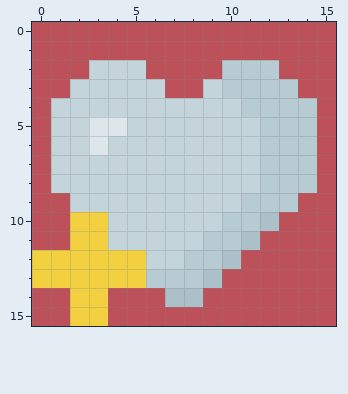
A pixel-art sprite gets an edit: FinalTerm/Assets/Resources/Sprites/SkillSprites/HealthUp.png. That is the earlier state.
The file is 80x80 pixels, drawn in blocks of 5x5; one block is one cell here.
After the commit:
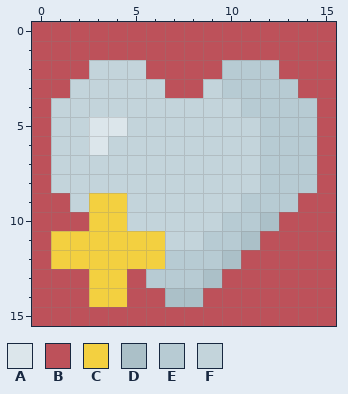
Palette (. is transparent): A #dce6eb  B #bd515a  C #f3d040  D #abc0c8  E #b7cbd3  F #c3d4db
Author's note on the commit: Added ExpUp/InvincibleTimeupOnHit Sprite/ Modified HealthUp Sprite
From old to new:
@@ x 0..9 @@
  8 BFFFFFFFFF
- 9 BBFFFFFFFF
-10 BBCCFFFFFF
-11 BBCCFFFFFE
-12 CCCCCCFFEE
-13 CCCCCCEEED
-14 BBCCBBBDDB
-15 BBCCBBBBBB
+ 9 BBFCCFFFFF
+10 BBBCCFFFFF
+11 BCCCCCCFFE
+12 BCCCCCCEEE
+13 BBBCCBEEED
+14 BBBCCBBDDB
+15 BBBBBBBBBB
Changed places in both pictures, as pixel boxes (x1, y1, x2, y2):
changed: (32, 193, 184, 326)
